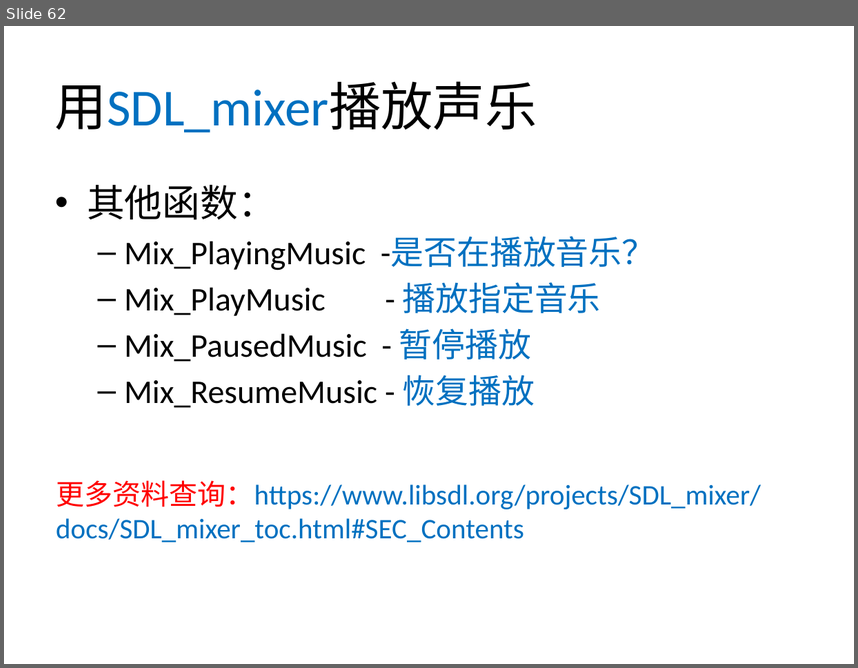
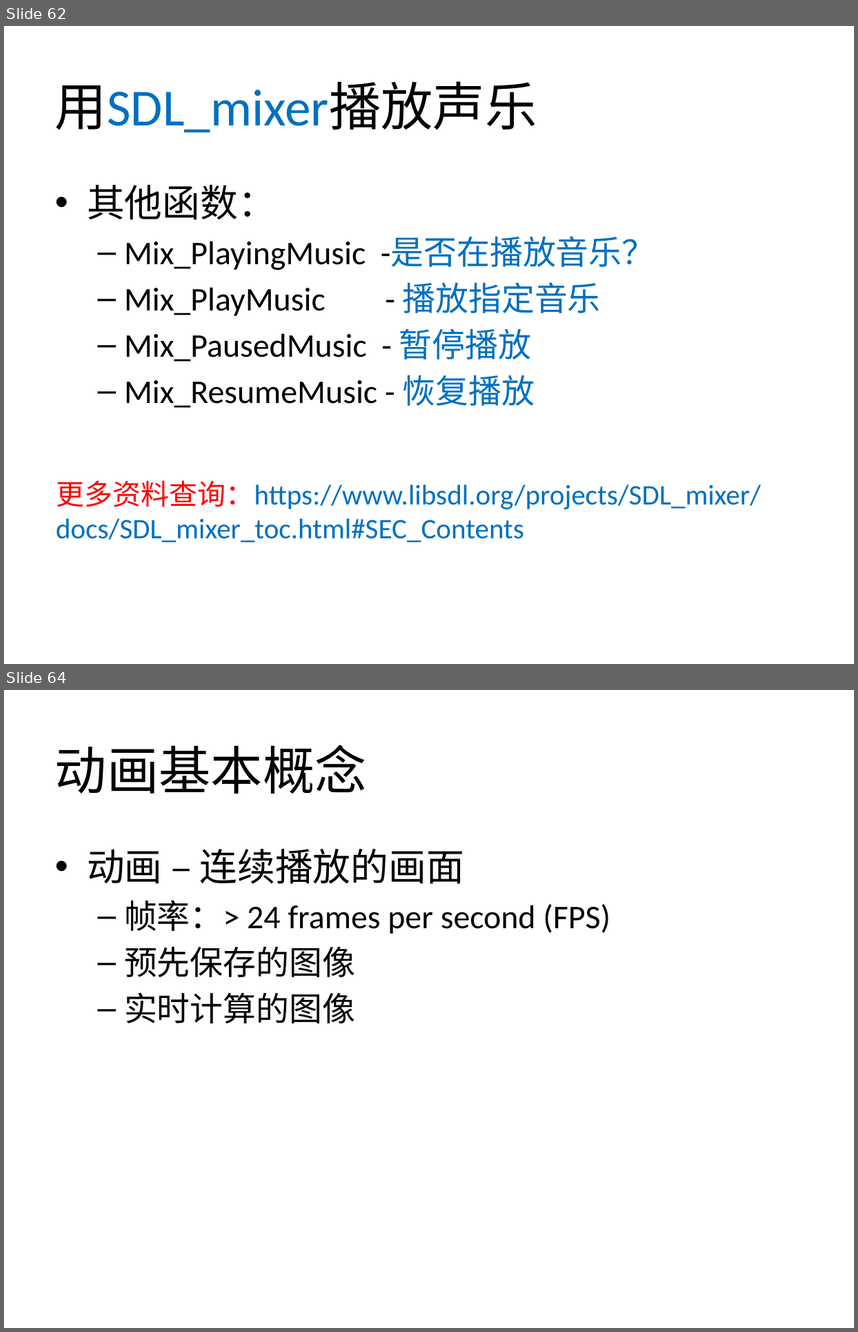
Before and after one commit to xinguo2015/SDL2Project2017, a slide deck: Tutorials/SDL2Tutorials.pptx. Shown one above the other, each under a label of ours: slide 62 before the commit, slides 62 and 64 after it; the slides between them are not shown. The pictures are 858x668 and 858x1332 pixels, drawn with LibreOffice and Linux fonts; fonts in the diff are those of the drawing; background and template pictures are left out. Boxes give left, top, right and bottom in pixels: in the first picture for what was removed or moved away, otherwise in the second. Text is boxed around its words. In the diff, an @@ line names an element or a change of style, - is before the commit and + after.

```diff
--- a/Tutorials/SDL2Tutorials.pptx
+++ b/Tutorials/SDL2Tutorials.pptx
@@ slide 64 added at <box>4,690,854,1328</box>, background #FFFFFF @@
@@ title added at <box>55,745,367,793</box>, 44 pt, text #000000 @@
+动画基本概念
@@ text added at <box>87,849,611,1023</box>, 28 pt, text #000000 @@
+• 动画 – 连续播放的画面
+  – 帧率：> 24 frames per second (FPS)
+  – 预先保存的图像
+  – 实时计算的图像
```
Also in this commit, not shown: 8 other slides added, 1 slide removed, 17 other files.
